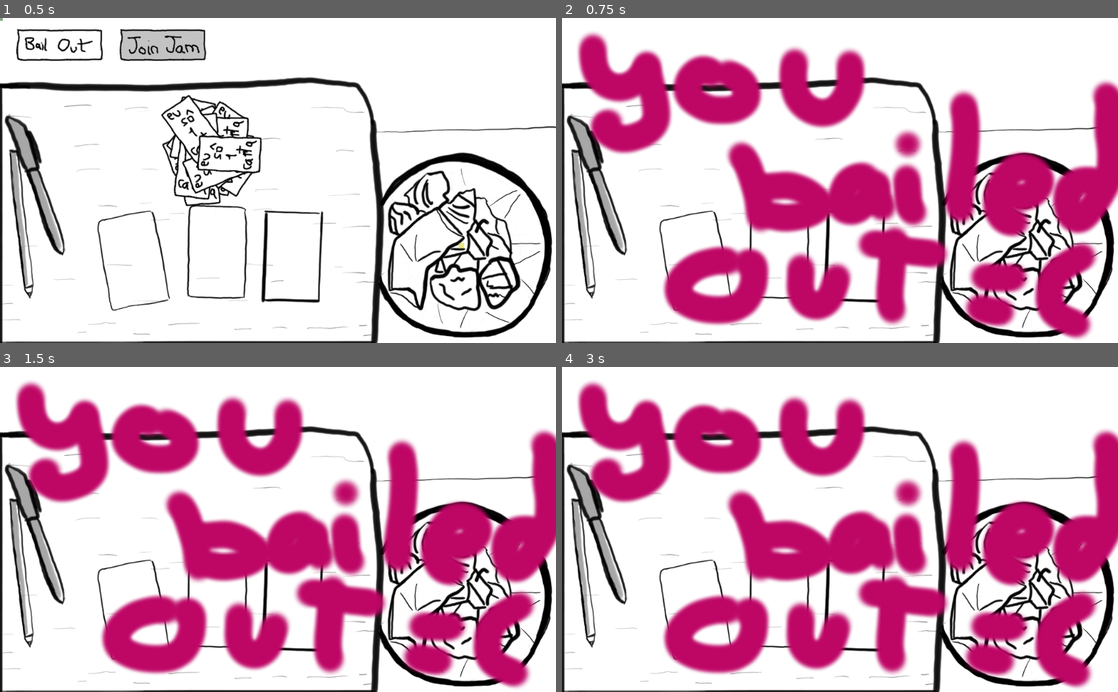
Above: before the commit, frames 1-4 (two rows, left to right).
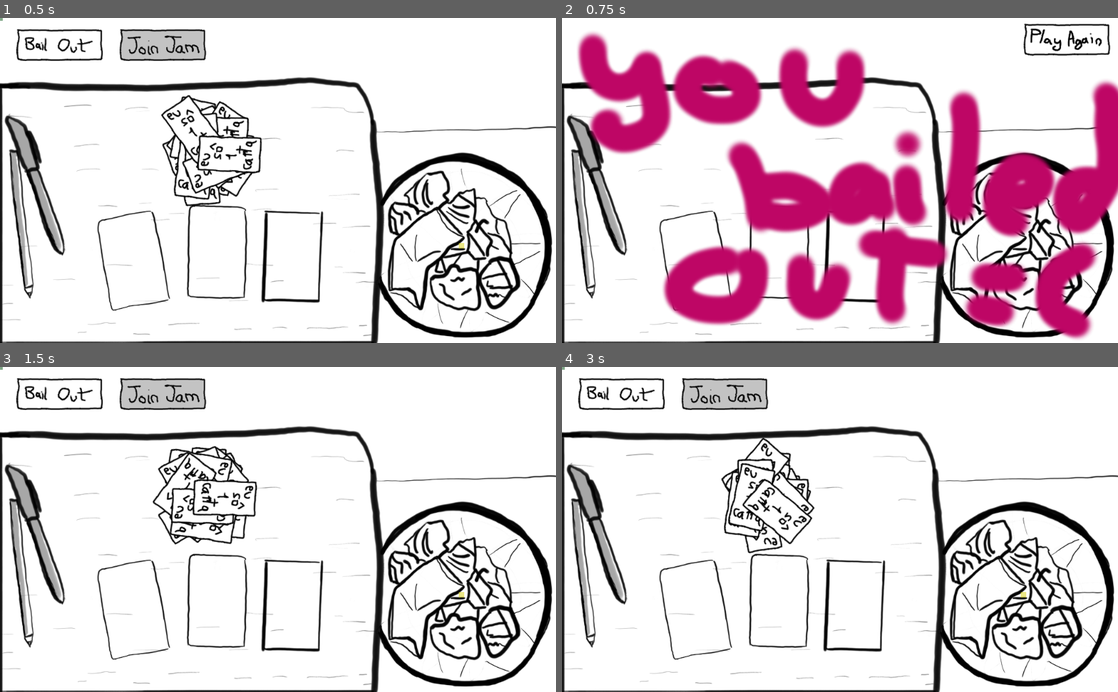
Above: after the commit, the same moments.

Repository: brocoli/ld43
Game: Godot game, scene res://scene/Main.tscn
The game is run twice, just before and just after one commit, with the same random seed, the same clock (stepped at 60 frames per second) and the same inputs.
Inputs (mouse positions are in pixels of both pictures, inside the frame that each line leads up to):
- Up to frame 1 (0.5 s): no input
- Up to frame 2 (0.75 s): click (623, 44) at 0.5 s
- Up to frame 3 (1.5 s): click (505, 389) at 1.27 s
- Up to frame 4 (3 s): click (623, 393) at 2.02 s; click (1067, 389) at 2.77 s

Frame 1 is identical in both runs. In frame 2, 0.6% of the frame differs, in the area x 83-99%, y 1-12%; in frame 3, 39%, in the area x 0-100%, y 0-99%; in frame 4, 39%.

Commit message:
Now you can unbail and unjammer (sic)

Diff:
--- a/scene/BailOut.tscn
+++ b/scene/BailOut.tscn
@@ -1,6 +1,9 @@
-[gd_scene load_steps=2 format=2]
+[gd_scene load_steps=5 format=2]
 
 [ext_resource path="res://art/bg_you_bailed_out.png" type="Texture" id=1]
+[ext_resource path="res://art/play_again.png" type="Texture" id=2]
+[ext_resource path="res://art/play_again_pressed.png" type="Texture" id=3]
+[ext_resource path="res://scene/PlayAgain.gd" type="Script" id=4]
 
 [node name="BailOut" type="Node"]
 
@@ -9,3 +12,31 @@
 texture = ExtResource( 1 )
 offset = Vector2( 512, 300 )
 _sections_unfolded = [ "Offset" ]
+
+[node name="PlayAgain" type="TextureButton" parent="." index="1"]
+
+anchor_left = 0.0
+anchor_top = 0.0
+anchor_right = 0.0
+anchor_bottom = 0.0
+margin_left = 850.0
+margin_top = 10.0
+margin_right = 1010.0
+margin_bottom = 70.0
+rect_pivot_offset = Vector2( 0, 0 )
+rect_clip_content = false
+focus_mode = 2
+mouse_filter = 0
+mouse_default_cursor_shape = 0
+size_flags_horizontal = 1
+size_flags_vertical = 1
+toggle_mode = false
+enabled_focus_mode = 2
+shortcut = null
+group = null
+texture_normal = ExtResource( 2 )
+texture_pressed = ExtResource( 3 )
+script = ExtResource( 4 )
+_sections_unfolded = [ "Textures" ]
+
+[connection signal="pressed" from="PlayAgain" to="PlayAgain" method="_on_PlayAgain_pressed"]
--- a/scene/JoinJam.tscn
+++ b/scene/JoinJam.tscn
@@ -1,6 +1,9 @@
-[gd_scene load_steps=2 format=2]
+[gd_scene load_steps=5 format=2]
 
 [ext_resource path="res://art/bg_you_are_jammer.png" type="Texture" id=1]
+[ext_resource path="res://art/play_again.png" type="Texture" id=2]
+[ext_resource path="res://art/play_again_pressed.png" type="Texture" id=3]
+[ext_resource path="res://scene/PlayAgain.gd" type="Script" id=4]
 
 [node name="JoinJam" type="Node" index="0"]
 
@@ -9,3 +12,31 @@
 texture = ExtResource( 1 )
 offset = Vector2( 512, 300 )
 _sections_unfolded = [ "Offset" ]
+
+[node name="PlayAgain" type="TextureButton" parent="." index="1"]
+
+anchor_left = 0.0
+anchor_top = 0.0
+anchor_right = 0.0
+anchor_bottom = 0.0
+margin_left = 850.0
+margin_top = 10.0
+margin_right = 1010.0
+margin_bottom = 70.0
+rect_pivot_offset = Vector2( 0, 0 )
+rect_clip_content = false
+focus_mode = 2
+mouse_filter = 0
+mouse_default_cursor_shape = 0
+size_flags_horizontal = 1
+size_flags_vertical = 1
+toggle_mode = false
+enabled_focus_mode = 2
+shortcut = null
+group = null
+texture_normal = ExtResource( 2 )
+texture_pressed = ExtResource( 3 )
+script = ExtResource( 4 )
+_sections_unfolded = [ "Margin", "Textures" ]
+
+[connection signal="pressed" from="PlayAgain" to="PlayAgain" method="_on_PlayAgain_pressed"]
--- /dev/null
+++ b/scene/PlayAgain.gd
@@ -0,0 +1,4 @@
+extends TextureButton
+
+func _on_PlayAgain_pressed():
+	get_tree().change_scene("res://scene/Main.tscn")
Binary file added: art/play_again.png
Not shown, added: art/play_again.png.import
Binary file added: art/play_again_pressed.png
Not shown, added: art/play_again_pressed.png.import
